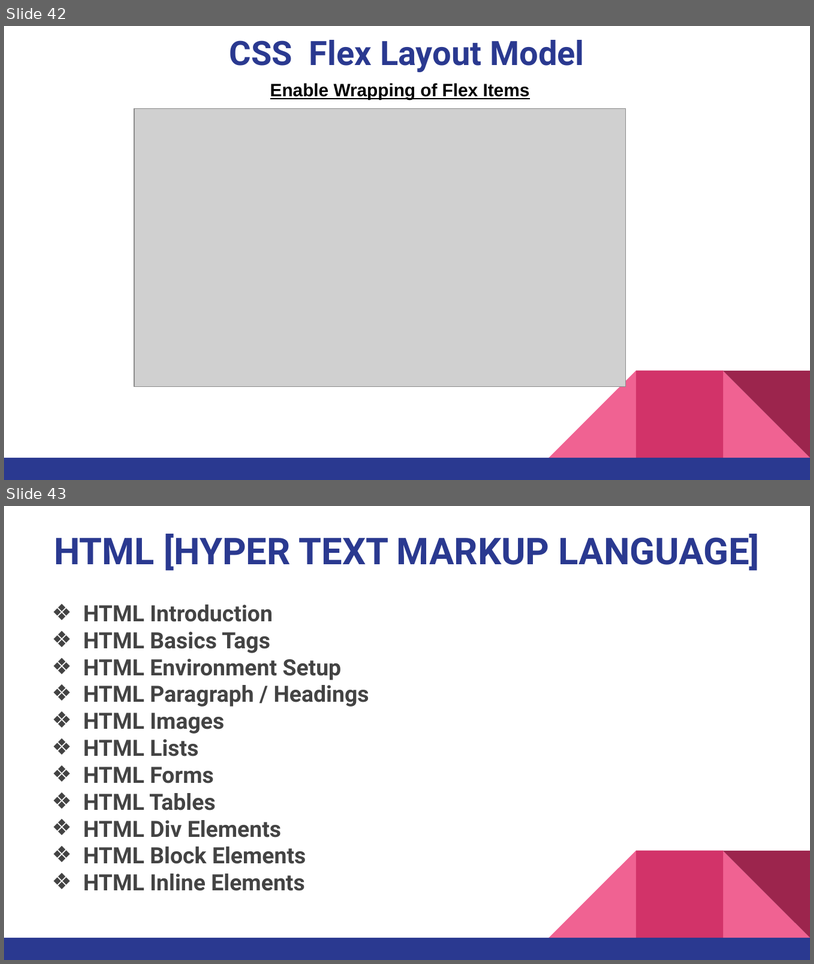
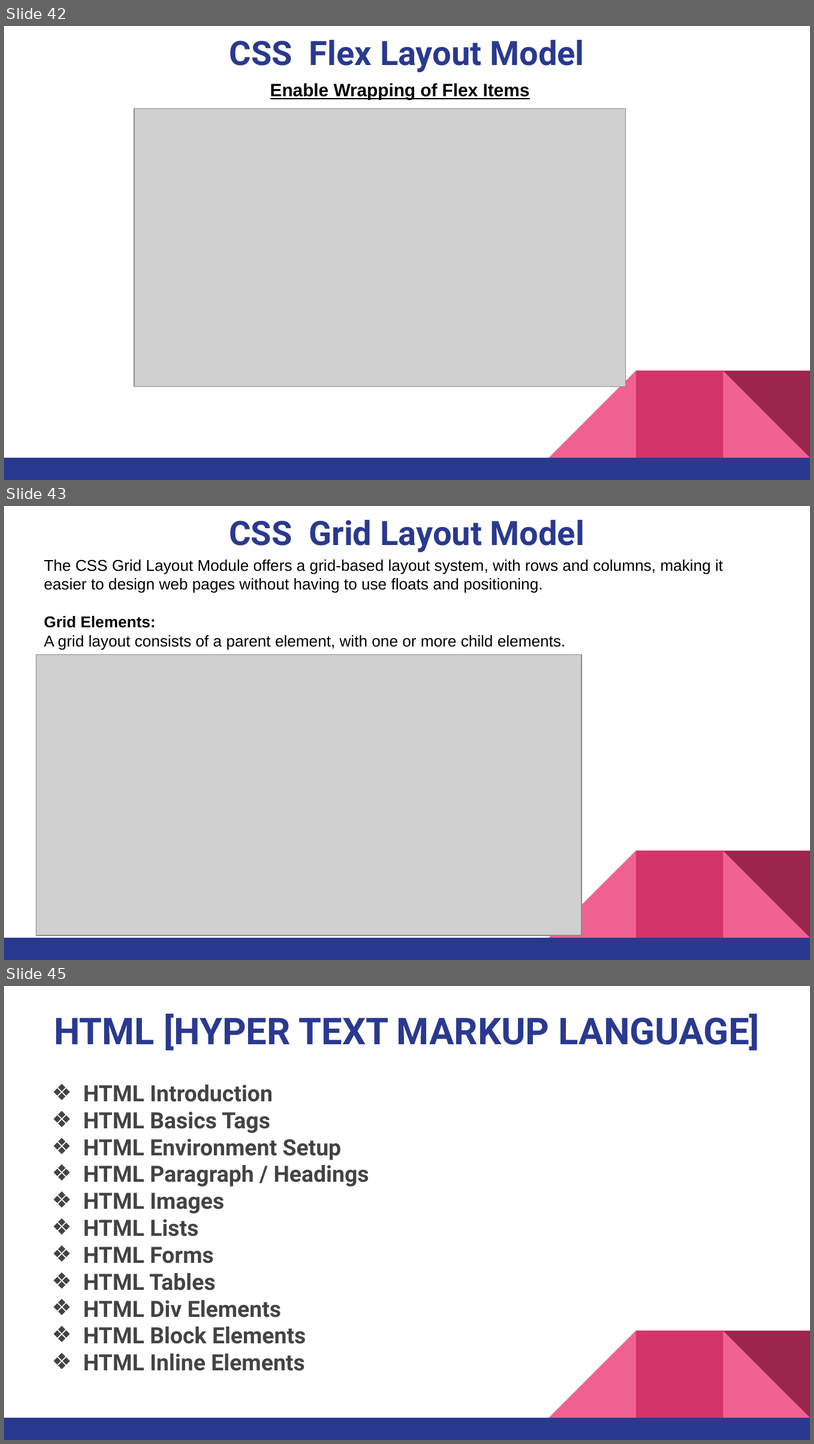
Before and after one commit to pnytrainingrepo/Webdevelopment, a slide deck: CSS Course.pptx. Shown one above the other, each under a label of ours: slides 42 and 43 before the commit, slides 42, 43 and 45 after it; the slides between them are not shown. The pictures are 814x964 and 814x1444 pixels, drawn with LibreOffice and Linux fonts; fonts in the diff are those of the drawing; grey boxes stand for pictures. Boxes give left, top, right and bottom in pixels: in the first picture for what was removed or moved away, otherwise in the second. Text is boxed around its words. In the diff, an @@ line names an element or a change of style, - is before the commit and + after.

```diff
--- a/CSS Course.pptx
+++ b/CSS Course.pptx
@@ slide 43 added at (x1=4, y1=506, x2=810, y2=960), background #FFFFFF; not listed: 5 template elements that a slide beside it also shows @@
@@ title added at (x1=229, y1=520, x2=585, y2=552), 30 pt, text #2A3990, bold @@
+CSS Grid Layout Model
@@ text added at (x1=44, y1=559, x2=723, y2=649), 14 pt, text #000000 @@
+The CSS Grid Layout Module offers a grid-based layout system, with rows and columns, making it easier to design web pages without having to use floats and positioning.
+Grid Elements:
+A grid layout consists of a parent element, with one or more child elements.
@@ picture added at (x1=36, y1=654, x2=582, y2=935) @@
@@ what was slide 43 is now slide 45 @@
```
Also in this commit, not shown: 1 other slide added, 5 other files.
